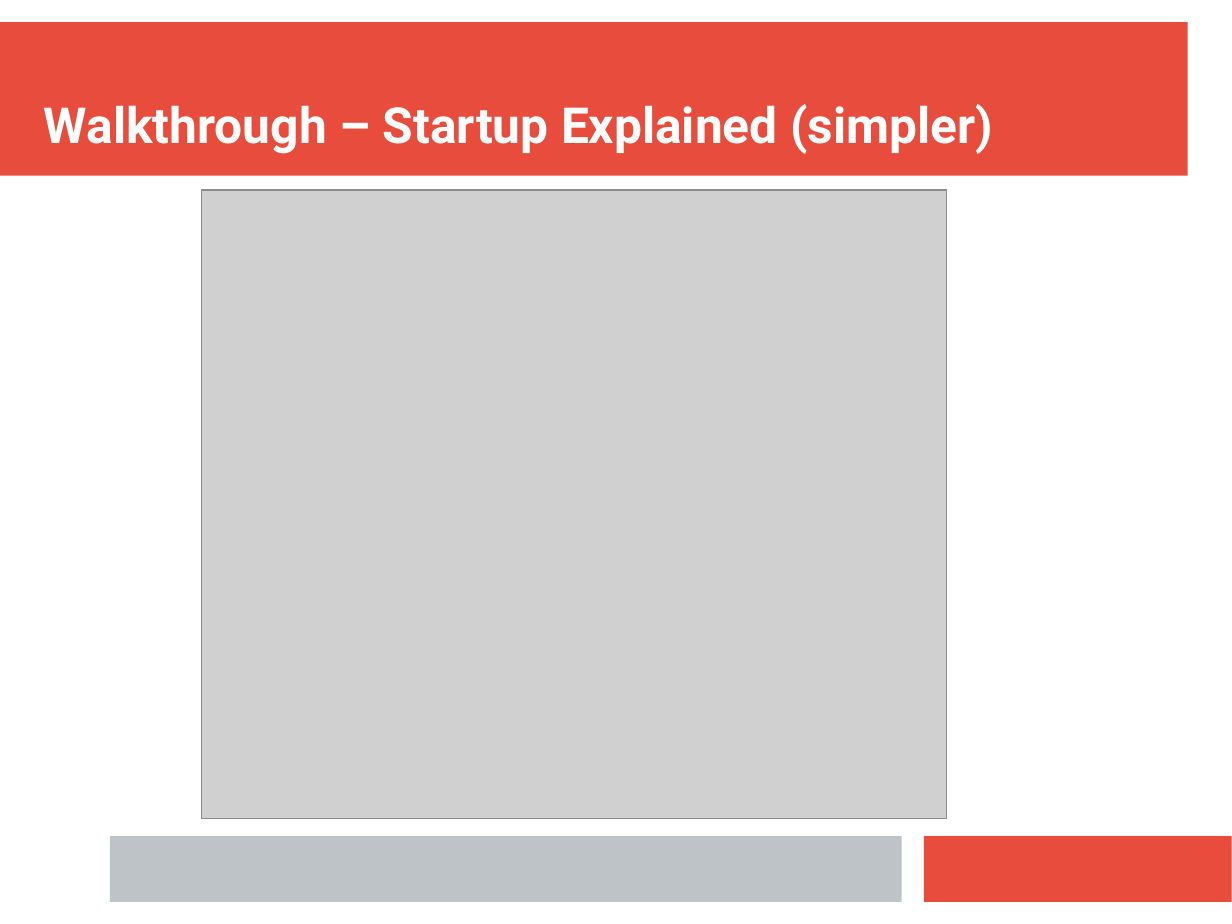
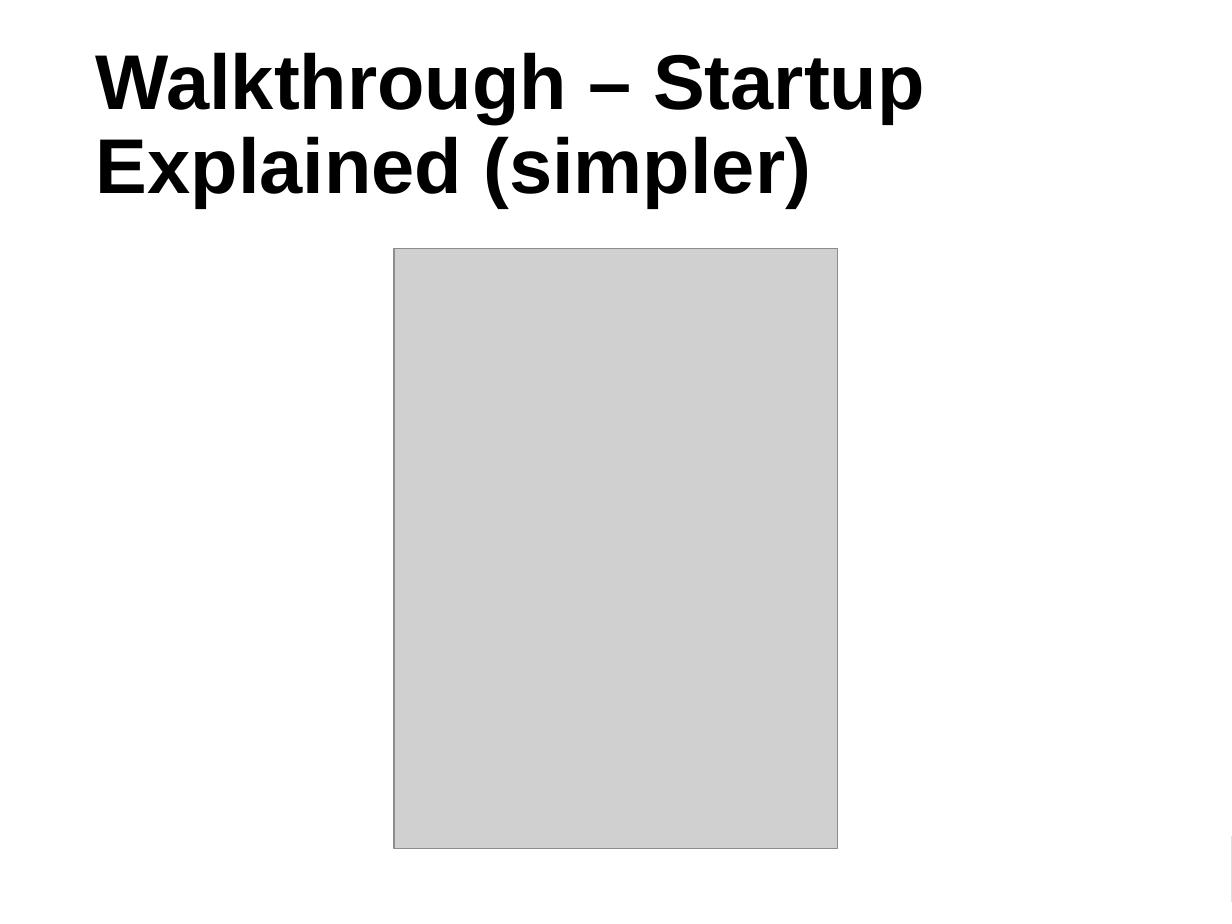
Before and after one commit to ianmiell/introduction-to-bash, a slide deck: slide 47 of slides/introduction_to_bash.pptx. Drawn at 1232x924 pixels with LibreOffice and Linux fonts; fonts in the diff are those of the drawing; grey boxes stand for pictures. Boxes give left, top, right and bottom in pixels: in the first picture for what was removed or moved away, otherwise in the second. Text is boxed around its words. In the diff, an @@ line names an element or a change of style, - is before the commit and + after.

```diff
--- a/slides/introduction_to_bash.pptx
+++ b/slides/introduction_to_bash.pptx
@@ rectangle added at (0, 0, 1232, 924), fill #FFFFFF @@
@@ text "Walkthrough – Startup Explained (simpler)": place and size @@
-text "Walkthrough – Startup Explained (simpler)" at (44, 104, 993, 154)
+text "Walkthrough – Startup Explained (simpler)" at (96, 52, 925, 208)
@@ text "Walkthrough – Startup Explained (simpler)" at (96, 52, 925, 208): size 32 to 50 pt, font Roboto to Arial, text colour #FFFFFF to #000000; line spacing 1 to 0.9; more space between paragraphs; vertical alignment bottom to middle @@
@@ picture: place and size @@
-picture at (201, 190, 947, 819)
+picture at (395, 248, 838, 847)
@@ rectangle removed at (110, 836, 901, 902) @@
```
Also in this commit, not shown: 58 other slides changed, 2 slides added, 6 slides removed, 1 other file.
